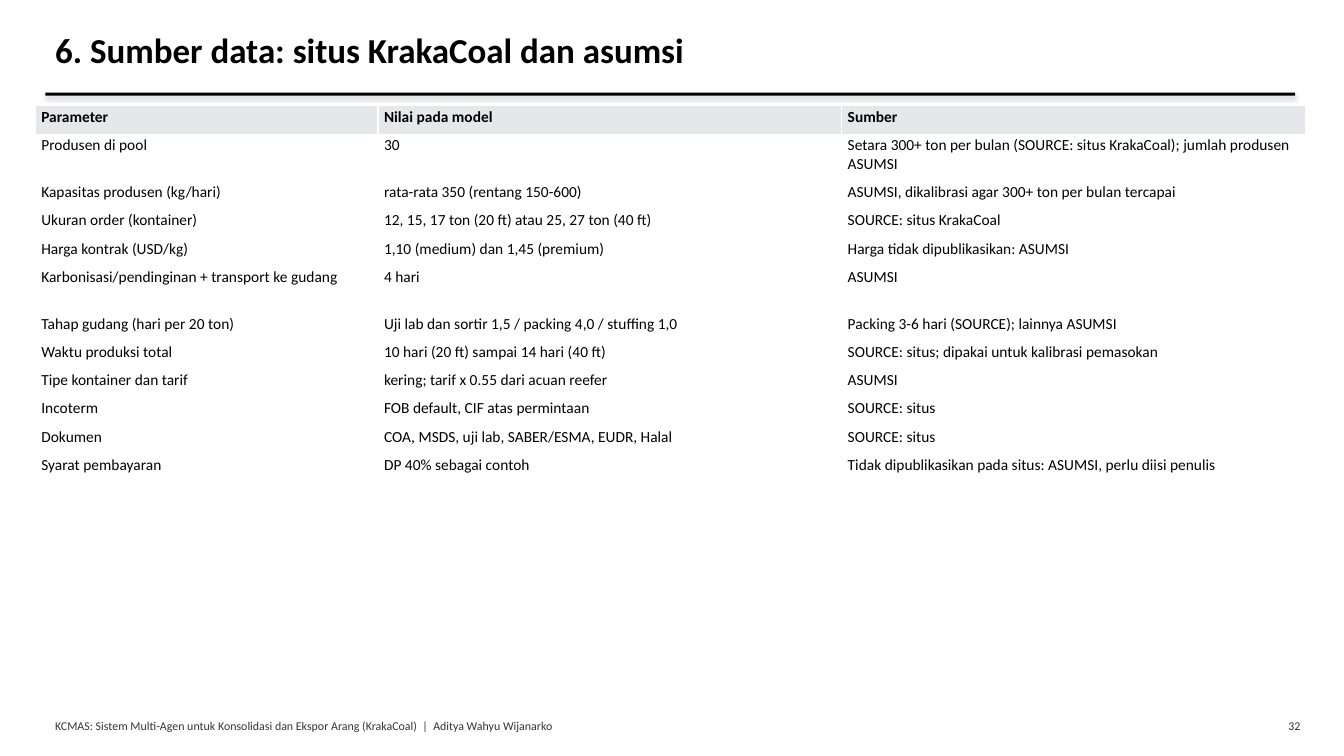
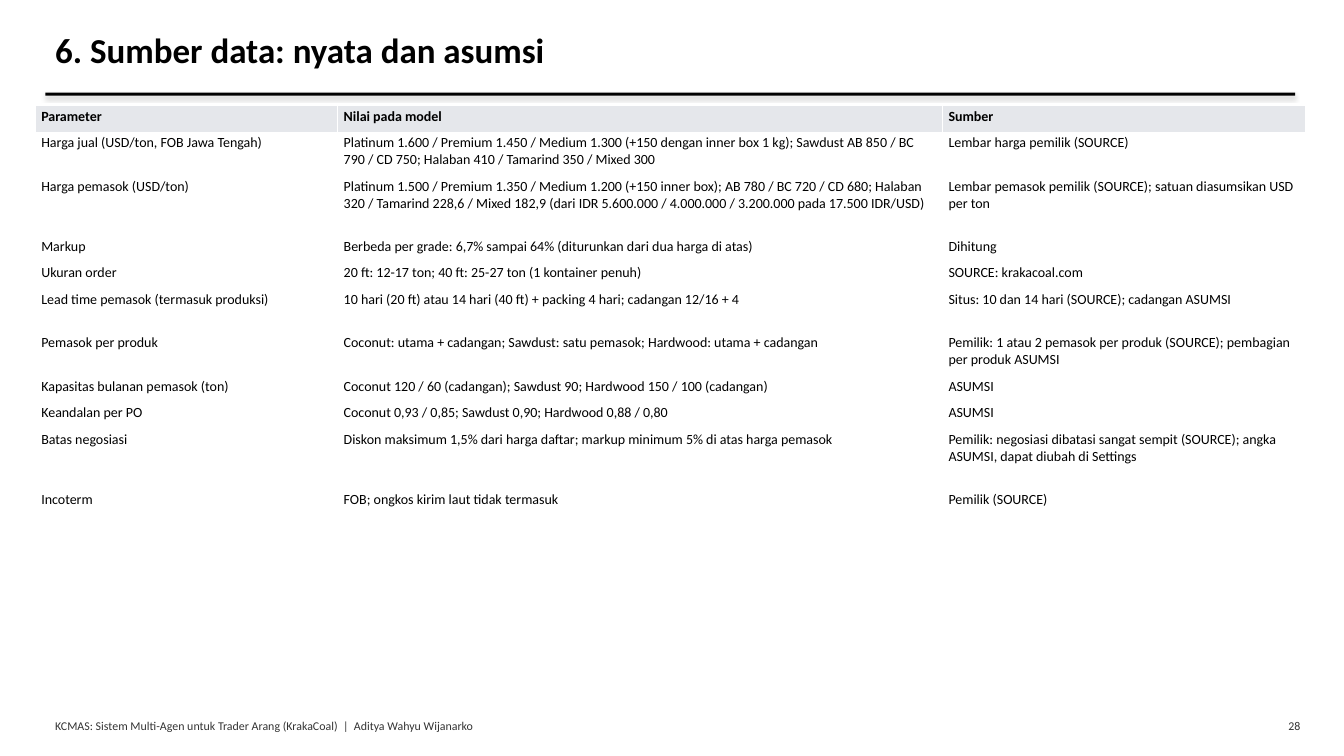
Before and after one commit to AdityaIKO/Agentic-Enterprise, a slide deck: slide 28 of docs/Presentasi_Tugas1.pptx (slide 32 before the commit). Drawn at 1344x756 pixels with LibreOffice and Linux fonts; fonts in the diff are those of the drawing. Boxes give left, top, right and bottom in pixels: in the first picture for what was removed or moved away, otherwise in the second. Text is boxed around its words. In the diff, an @@ line names an element or a change of style, - is before the commit and + after.

```diff
--- a/docs/Presentasi_Tugas1.pptx
+++ b/docs/Presentasi_Tugas1.pptx
@@ text at box(55, 38, 544, 69): text changed @@
-6. Sumber data: situs KrakaCoal dan asumsi
+6. Sumber data: nyata dan asumsi
@@ table at box(35, 106, 1306, 516) @@
-row 2: Produsen di pool | 30 | Setara 300+ ton per bulan (SOURCE: situs KrakaCoal); jumlah produsen ASUMSI
-row 3: Kapasitas produsen (kg/hari) | rata-rata 350 (rentang 150-600) | ASUMSI, dikalibrasi agar 300+ ton per bulan tercapai
-row 4: Ukuran order (kontainer) | 12, 15, 17 ton (20 ft) atau 25, 27 ton (40 ft) | SOURCE: situs KrakaCoal
-row 5: Harga kontrak (USD/kg) | 1,10 (medium) dan 1,45 (premium) | Harga tidak dipublikasikan: ASUMSI
-row 6: Karbonisasi/pendinginan + transport ke gudang | 4 hari | ASUMSI
-row 7: Tahap gudang (hari per 20 ton) | Uji lab dan sortir 1,5 / packing 4,0 / stuffing 1,0 | Packing 3-6 hari (SOURCE); lainnya ASUMSI
-row 8: Waktu produksi total | 10 hari (20 ft) sampai 14 hari (40 ft) | SOURCE: situs; dipakai untuk kalibrasi pemasokan
-row 9: Tipe kontainer dan tarif | kering; tarif x 0.55 dari acuan reefer | ASUMSI
-row 10: Incoterm | FOB default, CIF atas permintaan | SOURCE: situs
-row 11: Dokumen | COA, MSDS, uji lab, SABER/ESMA, EUDR, Halal | SOURCE: situs
-row 12: Syarat pembayaran | DP 40% sebagai contoh | Tidak dipublikasikan pada situs: ASUMSI, perlu diisi penulis
+row 2: Harga jual (USD/ton, FOB Jawa Tengah) | Platinum 1.600 / Premium 1.450 / Medium 1.300 (+150 dengan inner box 1 kg); Sawdust AB 850 / BC 790 / CD 750; Halaban 410 / Tamarind 350 / Mixed 300 | Lembar harga pemilik (SOURCE)
+row 3: Harga pemasok (USD/ton) | Platinum 1.500 / Premium 1.350 / Medium 1.200 (+150 inner box); AB 780 / BC 720 / CD 680; Halaban 320 / Tamarind 228,6 / Mixed 182,9 (dari IDR 5.600.000 / 4.000.000 / 3.200.000 pada 17.500 IDR/USD) | Lembar pemasok pemilik (SOURCE); satuan diasumsikan USD per ton
+row 4: Markup | Berbeda per grade: 6,7% sampai 64% (diturunkan dari dua harga di atas) | Dihitung
+row 5: Ukuran order | 20 ft: 12-17 ton; 40 ft: 25-27 ton (1 kontainer penuh) | SOURCE: krakacoal.com
+row 6: Lead time pemasok (termasuk produksi) | 10 hari (20 ft) atau 14 hari (40 ft) + packing 4 hari; cadangan 12/16 + 4 | Situs: 10 dan 14 hari (SOURCE); cadangan ASUMSI
+row 7: Pemasok per produk | Coconut: utama + cadangan; Sawdust: satu pemasok; Hardwood: utama + cadangan | Pemilik: 1 atau 2 pemasok per produk (SOURCE); pembagian per produk ASUMSI
+row 8: Kapasitas bulanan pemasok (ton) | Coconut 120 / 60 (cadangan); Sawdust 90; Hardwood 150 / 100 (cadangan) | ASUMSI
+row 9: Keandalan per PO | Coconut 0,93 / 0,85; Sawdust 0,90; Hardwood 0,88 / 0,80 | ASUMSI
+row 10: Batas negosiasi | Diskon maksimum 1,5% dari harga daftar; markup minimum 5% di atas harga pemasok | Pemilik: negosiasi dibatasi sangat sempit (SOURCE); angka ASUMSI, dapat diubah di Settings
+row 11: Incoterm | FOB; ongkos kirim laut tidak termasuk | Pemilik (SOURCE)
@@ text at box(55, 721, 473, 732): text changed @@
-KCMAS: Sistem Multi-Agen untuk Konsolidasi dan Ekspor Arang (KrakaCoal) | Aditya Wahyu Wijanarko
+KCMAS: Sistem Multi-Agen untuk Trader Arang (KrakaCoal) | Aditya Wahyu Wijanarko
@@ text at box(1288, 722, 1300, 730): text changed @@
-32
+28
```
Also in this commit, not shown: 27 other slides changed, 25 slides added, 22 slides removed, 53 other files.
